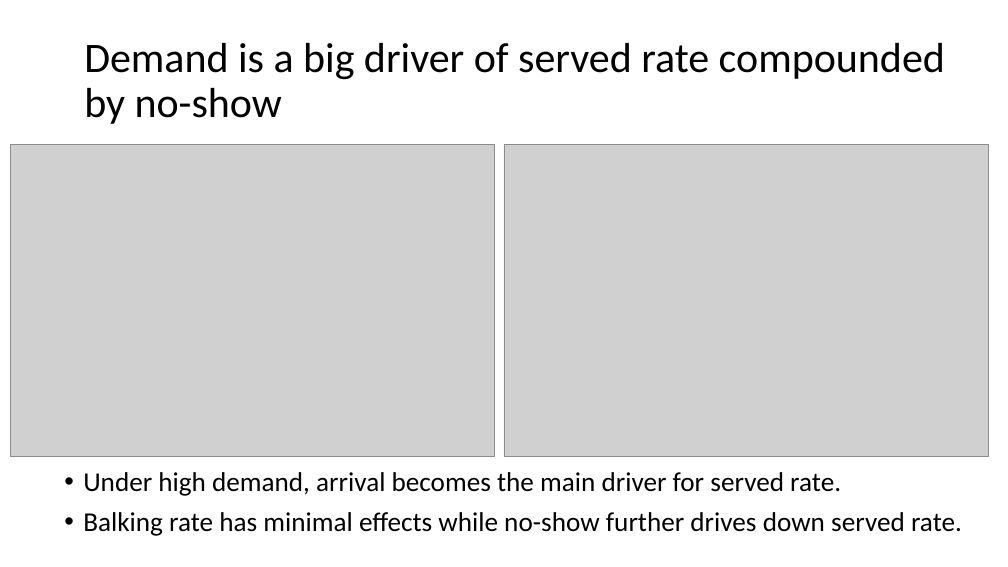
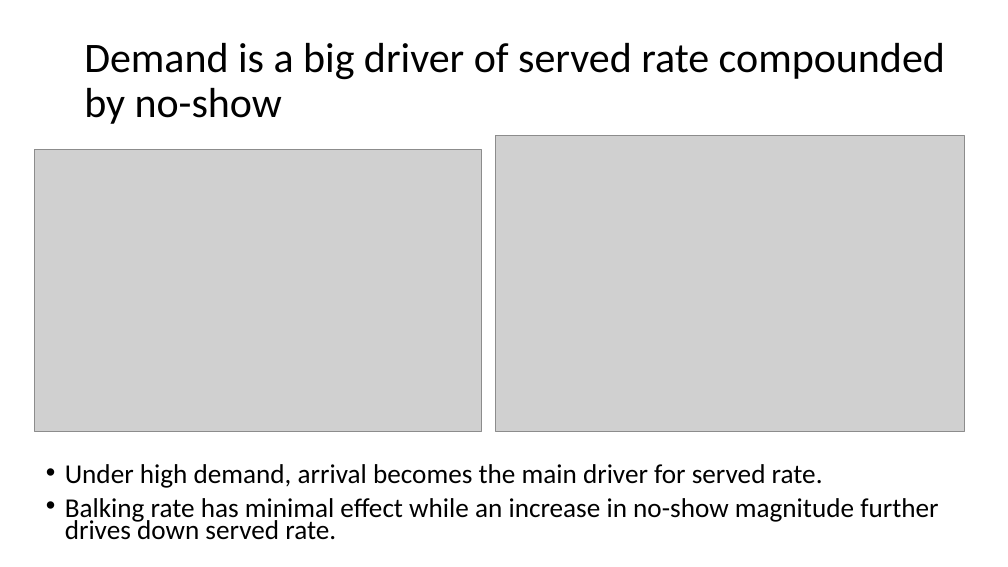
Before and after one commit to YcartXin/CUIMC-Appointment-Simulation, a slide deck: slide 6 of presentation/FCFS Presentation.pptx (slide 5 before the commit). Drawn at 1008x567 pixels with LibreOffice and Linux fonts; fonts in the diff are those of the drawing; grey boxes stand for pictures. Boxes give left, top, right and bottom in pixels: in the first picture for what was removed or moved away, otherwise in the second. Text is boxed around its words. In the diff, an @@ line names an element or a change of style, - is before the commit and + after.

```diff
--- a/presentation/FCFS Presentation.pptx
+++ b/presentation/FCFS Presentation.pptx
@@ picture: place and size @@
-picture at <box>504,144,988,457</box>
+picture at <box>495,136,964,432</box>
@@ picture: place and size @@
-picture at <box>10,144,494,457</box>
+picture at <box>35,150,482,431</box>
@@ text "Under high demand, arrival becomes ...": place and size @@
-text "Under high demand, arrival becomes ..." at <box>83,472,962,536</box>
+text "Under high demand, arrival becomes ..." at <box>65,464,938,540</box>
@@ text at <box>65,464,823,488</box>: line spacing 0.9 to 0.7 @@
@@ text at <box>65,498,938,540</box>: text changed @@
-• Balking rate has minimal effects while no-show further drives down served rate.
+• Balking rate has minimal effect while an increase in no-show magnitude further drives down served rate.
```
Also in this commit, not shown: 6 other slides changed, 5 slides added, 18 other files.
